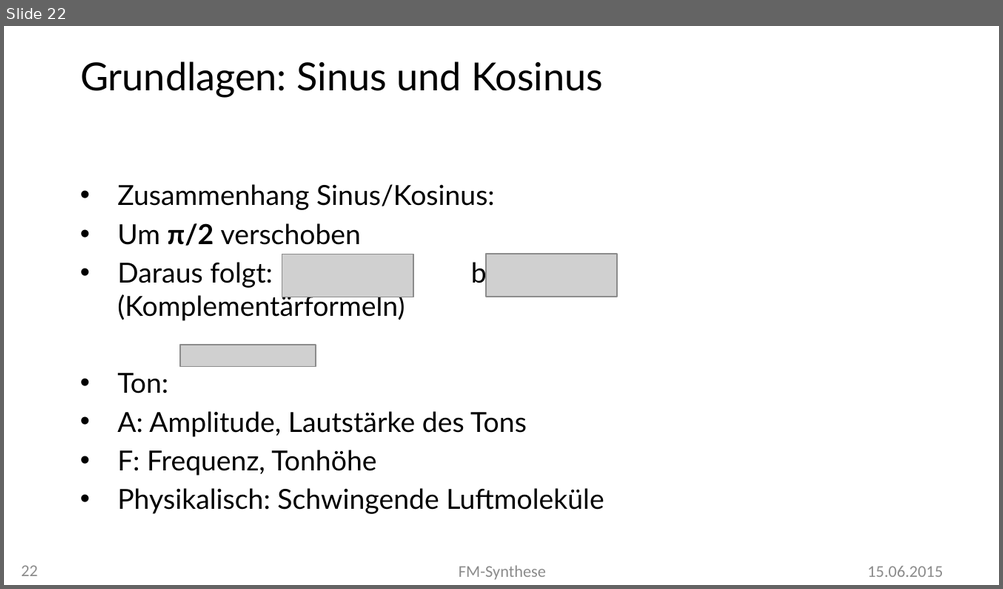
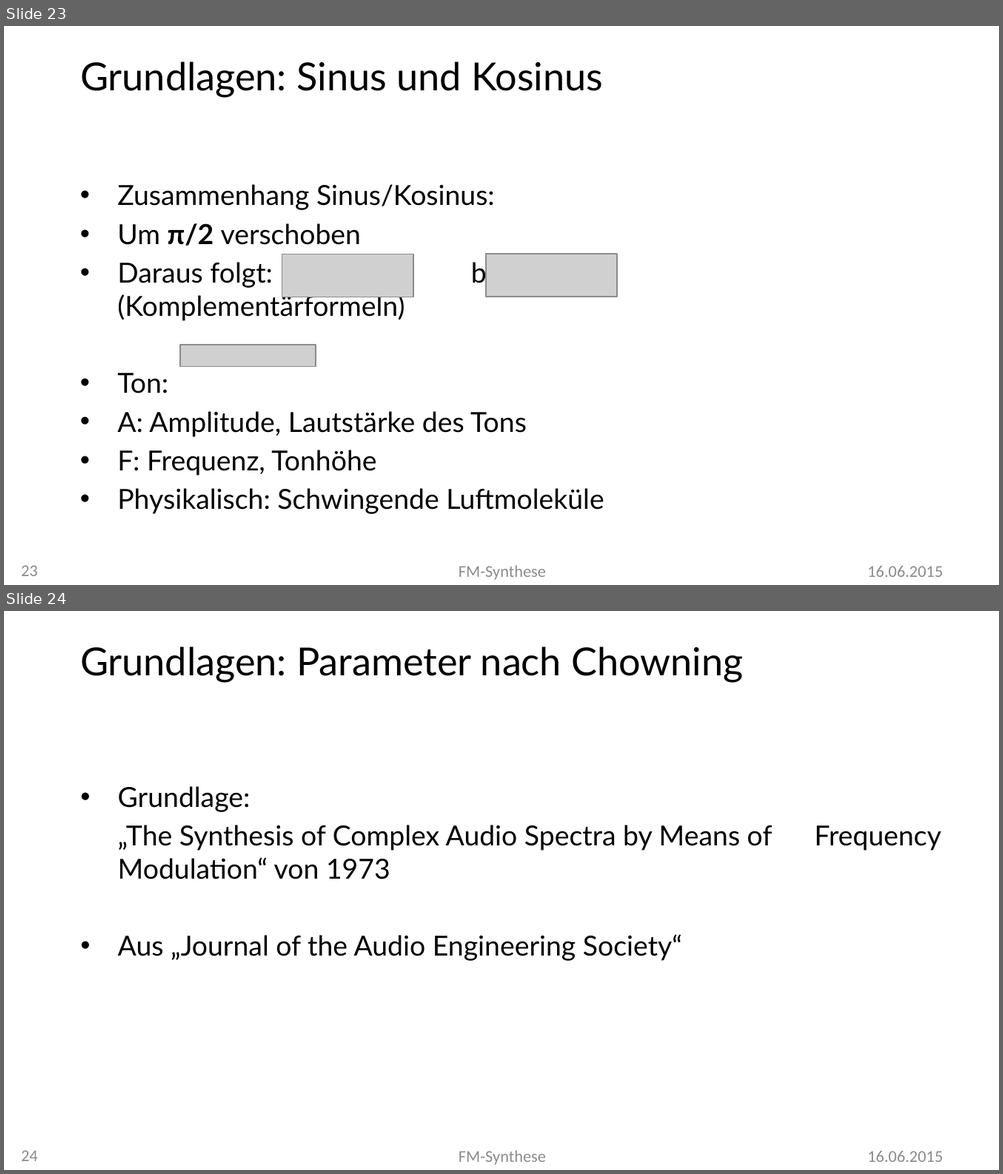
Before and after one commit to MBulli/VSeminar, a slide deck: Praesentation/FMSynthese-Julius.pptx. Shown one above the other, each under a label of ours: slide 22 before the commit, slides 23 and 24 after it. The pictures are 1003x589 and 1003x1174 pixels, drawn with LibreOffice and Linux fonts; fonts in the diff are those of the drawing; grey boxes stand for pictures; background and template pictures are left out. Boxes give left, top, right and bottom in pixels: in the first picture for what was removed or moved away, otherwise in the second. Text is boxed around its words. In the diff, an @@ line names an element or a change of style, - is before the commit and + after.

Commit message:
Some text and slides

```diff
--- a/Praesentation/FMSynthese-Julius.pptx
+++ b/Praesentation/FMSynthese-Julius.pptx
@@ slide 24 added at [4,611,999,1170], background #FFFFFF @@
@@ text added at [80,647,743,683], 28 pt, text #000000 @@
+Grundlagen: Parameter nach Chowning
@@ text added at [118,786,772,961], 20 pt, text #000000 @@
+• Grundlage:
+„The Synthesis of Complex Audio Spectra by Means of Frequency Modulation“ von 1973
+• Aus „Journal of the Audio Engineering Society“
@@ page number added at [21,1150,38,1162], 12 pt, text #8C8C8C @@
+24
@@ text added at [458,1150,546,1165], 12 pt, text #8C8C8C @@
+FM-Synthese
@@ text added at [867,1151,942,1162], 12 pt, text #8C8C8C @@
+16.06.2015
@@ what was slide 22 is now slide 23 @@
@@ slide 23 changed as well @@
@@ page number at [21,565,38,577]: text changed @@
-22
+23
@@ text at [867,566,942,577]: text changed @@
-15.06.2015
+16.06.2015
```
Also in this commit, not shown: 22 other slides changed, 2 other slides added, 3 other files.
